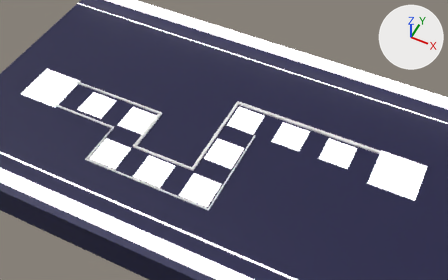
Before and after pictures for a commit that changed the Blender file Projet-NSI/Assets/Blender/niveaux/niveau1bis.blend.
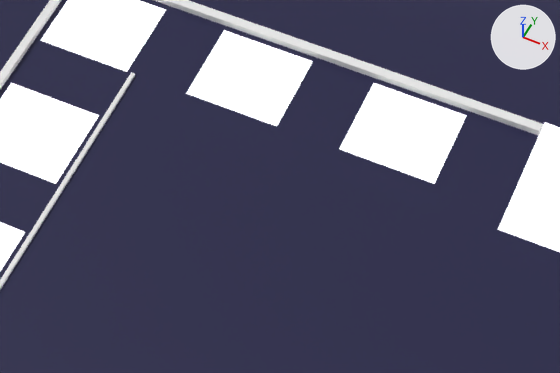
There are two pictures of each version: one from a camera (50 mm lens) standing at (40.73, -27.89, 24.24) and looking at (31.64, -9.71, 1.51), one close up on the part from 48% to 86% of the width and 40% to 81% of the height. The lights are fixed; the arrows at upper right show +X, +Y and +Z.
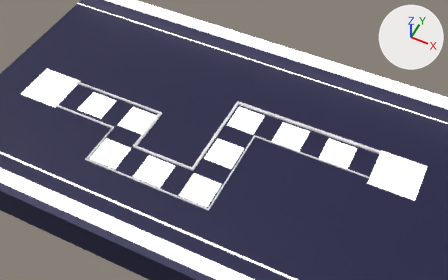
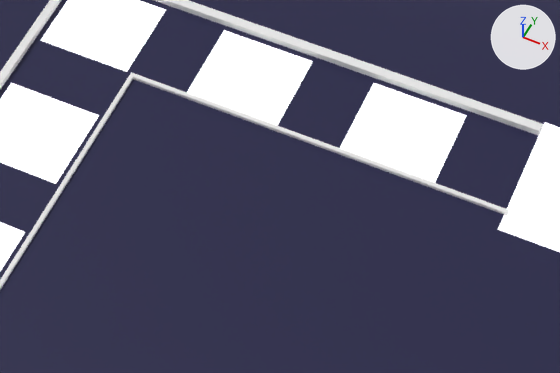
Changed parts and their boxes (x1, y1, x2, y2) in the close-ups (560 x 373 px):
'Cube.018', reshaped: before (0, 72, 135, 290); after (0, 72, 509, 290)
part 1 of me_cube_023, built on: after (133, 74, 509, 215)

What the commit changed:
me_cube_023 has 36 vertices, 34 faces and spans x -1.0..4.6, y -48.0..54.6, z -1.0..1.0.
me_cube_023 is used by ob_cube_018; location (24.16, -11.08, 1.0); scale (1.88, 0.05, 0.05).
Verts and faces of me_cube_023; kept vertices keep their numbers, new ones are numbered from 36.
Before the commit, vertices of me_cube_023: 28 (4.6, 54.6, 1.0) at pixel (135, 73), 29 (4.6, 54.6, -1.0), 32 (4.6, 53.1, 1.0) at pixel (133, 77), 34 (4.6, 53.1, -1.0).
Part 1, on me_cube_023:
Faces deleted: (28, 32, 34, 29).
New vertices 36 to 39 stand at vertices 28, 29, 32, 34, in that order, plus (3.1, 0.0, 0.0).
New faces: (32, 34, 39, 38), (36, 38, 39, 37), (29, 37, 39, 34), (28, 32, 38, 36), (28, 36, 37, 29).
